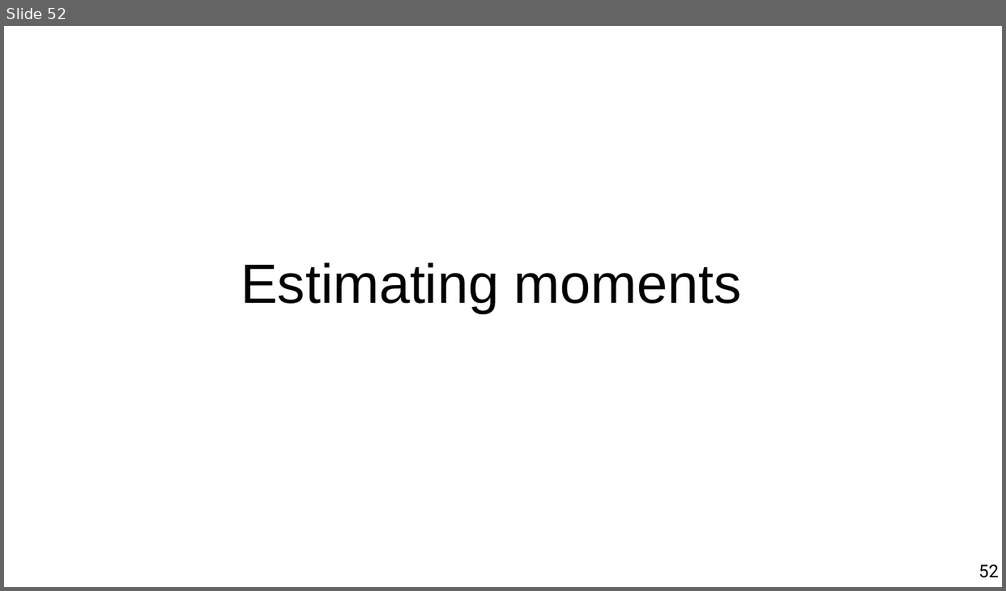
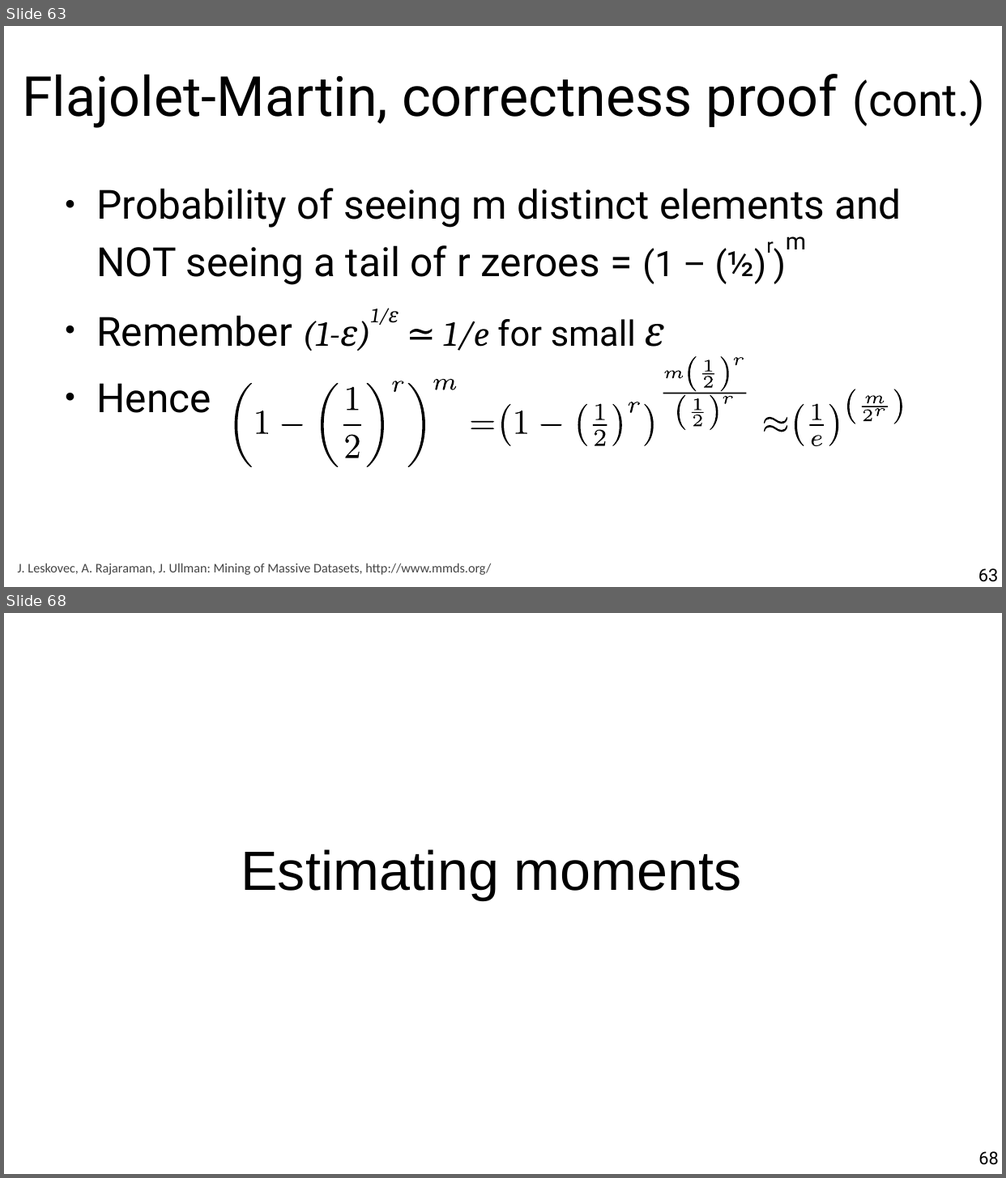
Before and after one commit to marco-calautti/data-mining-course, a slide deck: theory/tt10_streaming.odp. Shown one above the other, each under a label of ours: slide 52 before the commit, slides 63 and 68 after it; the slides between them are not shown. The pictures are 1006x591 and 1006x1178 pixels, drawn with LibreOffice and Linux fonts; fonts in the diff are those of the drawing. Boxes give left, top, right and bottom in pixels: in the first picture for what was removed or moved away, otherwise in the second. Text is boxed around its words. In the diff, an @@ line names an element or a change of style, - is before the commit and + after.

```diff
--- a/theory/tt10_streaming.odp
+++ b/theory/tt10_streaming.odp
@@ slide 63 added at <box>4,26,1002,587</box>, background #FFFFFF @@
@@ title added at <box>22,74,985,128</box>, 44 pt, text #000000 @@
+Flajolet-Martin, correctness proof (cont.)
@@ text added at <box>96,188,901,413</box>, 32 pt, text #000000 @@
+● Probability of seeing m distinct elements and NOT seeing a tail of r zeroes = (1 – (½)r)m
+● Remember (1-ε)1/ε ≃ 1/e for small ε
+● Hence
@@ group added at <box>235,356,902,468</box>: 48 freeform shapes @@
@@ text added at <box>18,563,491,575</box>, 10.5 pt, text #454545 @@
+J. Leskovec, A. Rajaraman, J. Ullman: Mining of Massive Datasets, http://www.mmds.org/
@@ page number added at <box>978,569,998,582</box>, 14 pt, text #000000 @@
+63
@@ what was slide 52 is now slide 68 @@
@@ page number at <box>978,1152,998,1165</box>: text changed @@
-52
+68
```
Also in this commit, not shown: 3 slides changed, 28 other slides added, 4 slides removed.
